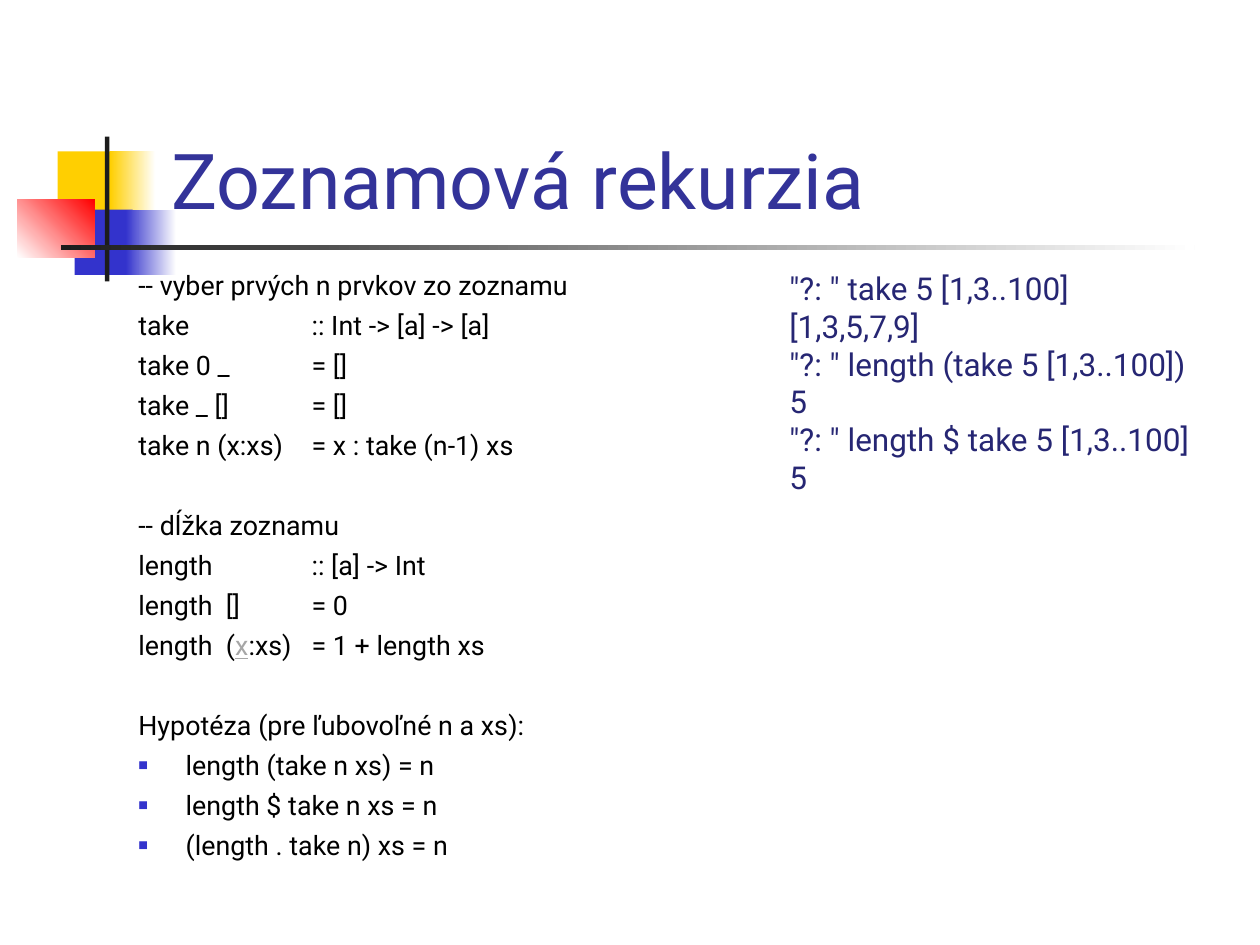
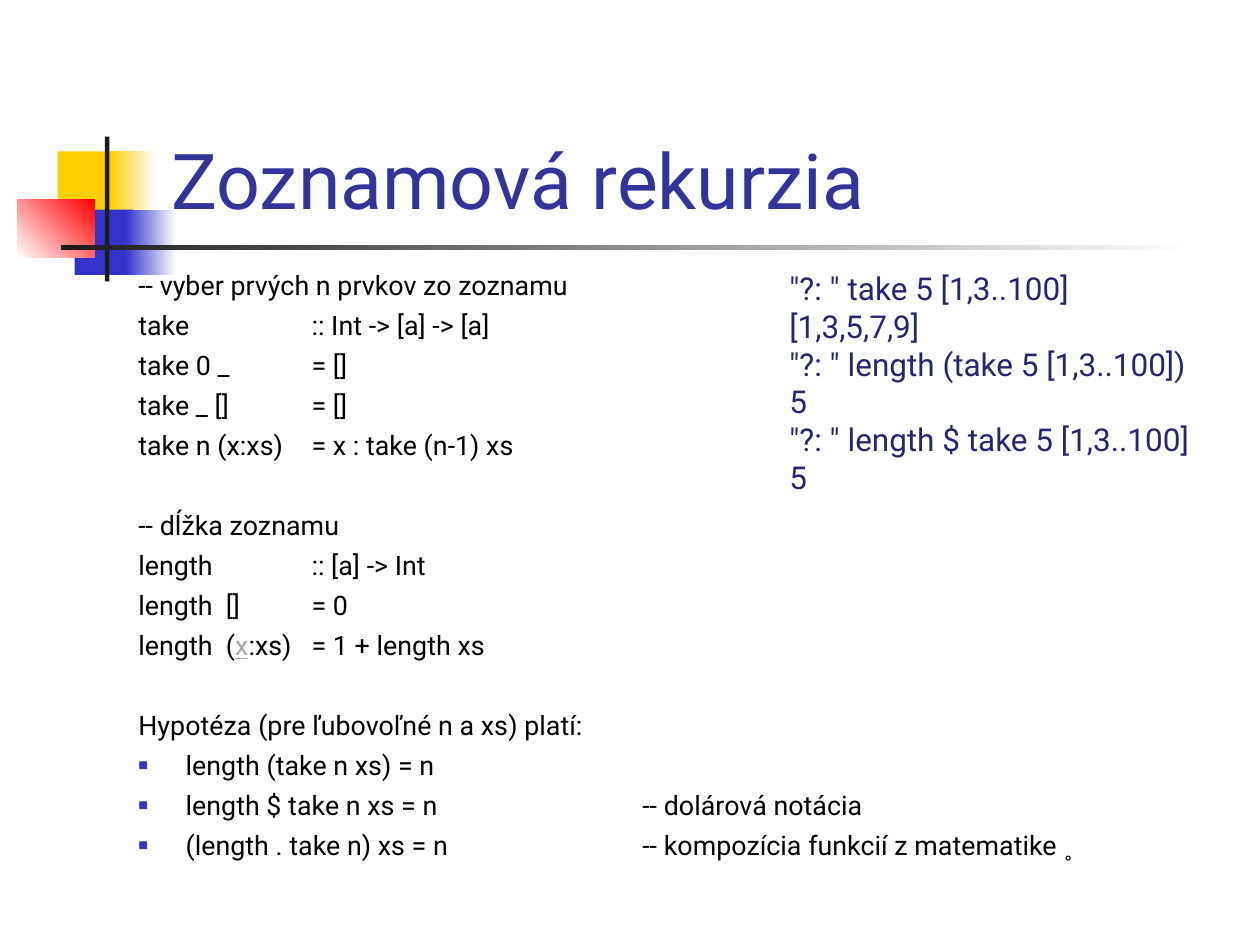
Before and after one commit to Funkcionalne/Prednasky, a slide deck: slide 2 of 02/02_fpro.ppt. Drawn at 1260x945 pixels with LibreOffice and Linux fonts; fonts in the diff are those of the drawing. Boxes give left, top, right and bottom in pixels: in the first picture for what was removed or moved away, otherwise in the second. Text is boxed around its words. In the diff, an @@ line names an element or a change of style, - is before the commit and + after.

```diff
--- a/02/02_fpro.ppt
+++ b/02/02_fpro.ppt
@@ text at (138,713,582,741): text changed @@
-Hypotéza (pre ľubovoľné n a xs):
+Hypotéza (pre ľubovoľné n a xs) platí:
@@ text at (186,795,1056,861): text changed @@
-■ length $ take n xs = n
-■ (length . take n) xs = n
+■ length $ take n xs = n -- dolárová notácia
+■ (length . take n) xs = n -- kompozícia funkcií z matematike ˳
```
Also in this commit, not shown: 4 other slides changed, 7 slides added, 7 other files.
